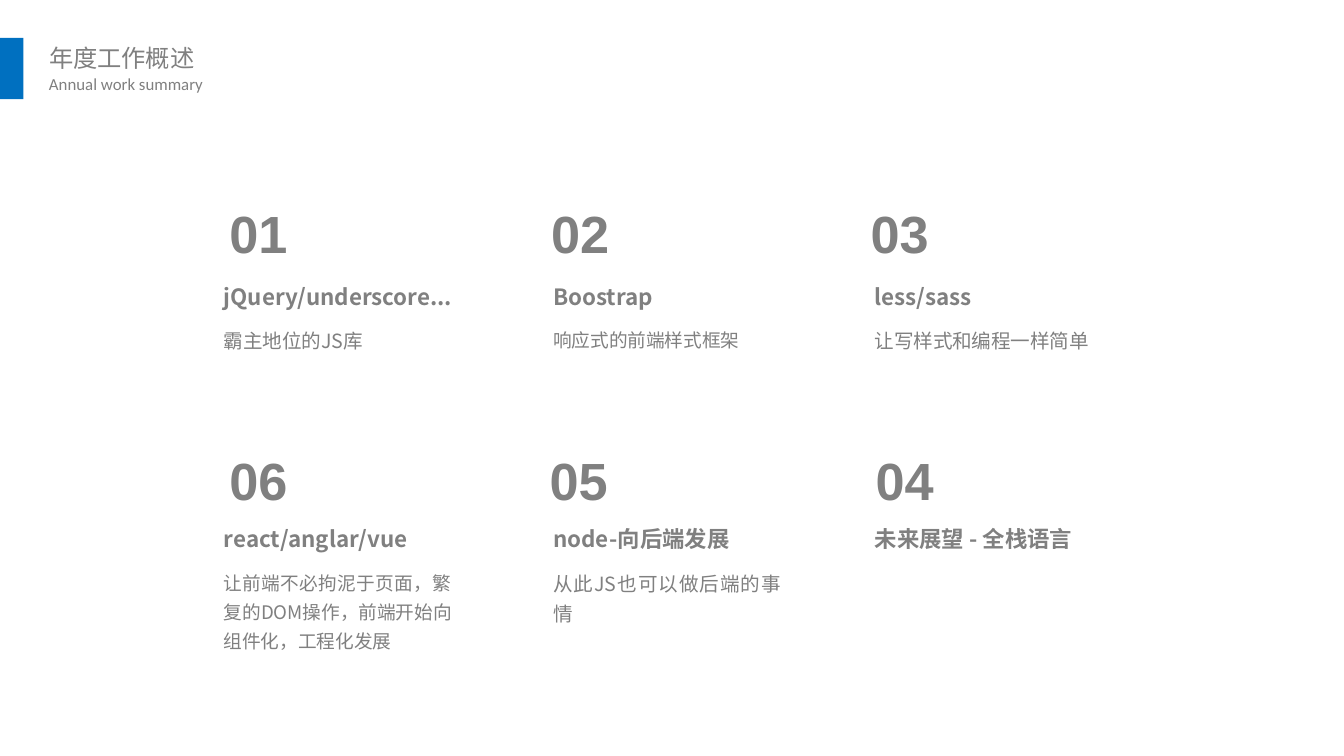
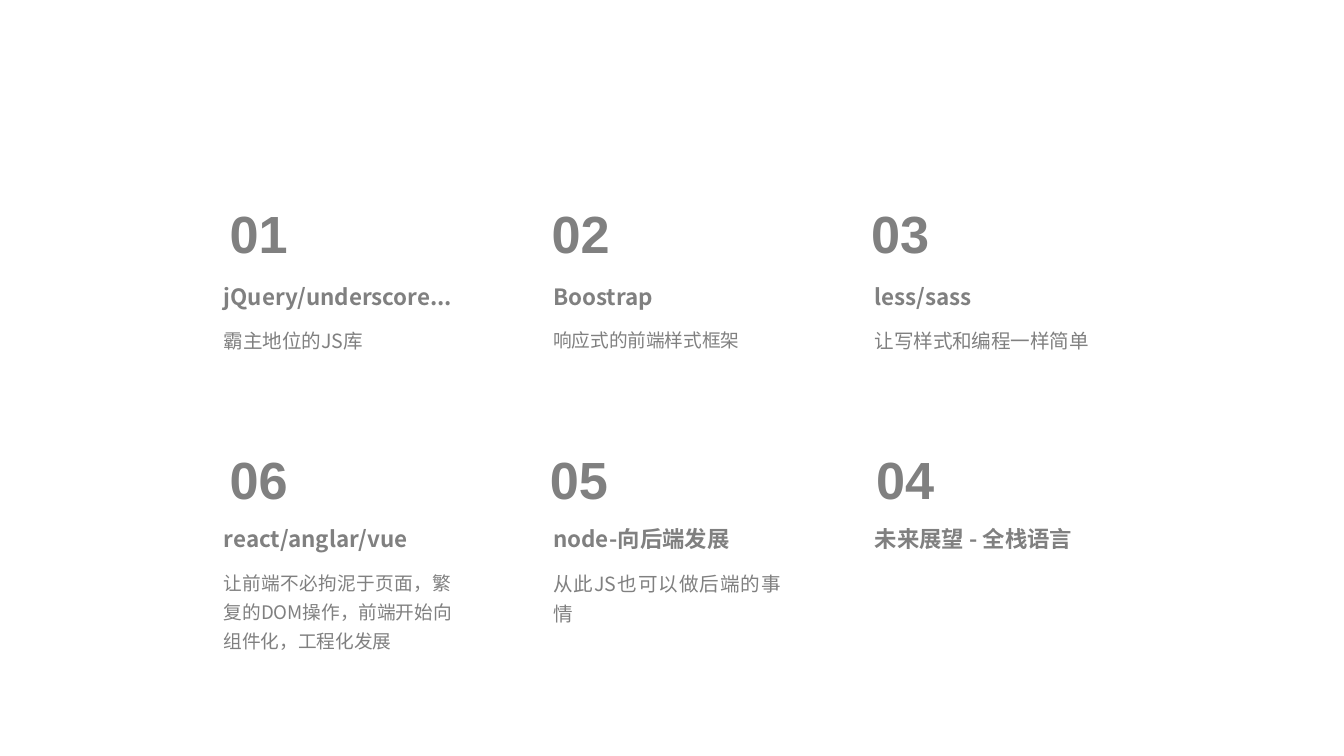
Before and after one commit to linda1212/FrontEndStack, a slide deck: slide 9 of 带你了解前端.pptx (slide 5 before the commit). Drawn at 1344x756 pixels with LibreOffice and Linux fonts; fonts in the diff are those of the drawing. Boxes give left, top, right and bottom in pixels: in the first picture for what was removed or moved away, otherwise in the second. Text is boxed around its words. In the diff, an @@ line names an element or a change of style, - is before the commit and + after.

```diff
--- a/带你了解前端.pptx
+++ b/带你了解前端.pptx
@@ rectangle removed at [0,38,24,99] @@
@@ text removed at [49,46,194,69] @@
-年度工作概述
@@ text removed at [49,78,203,93] @@
-Annual work summary
```
Also in this commit, not shown: 4 other slides changed, 7 slides added, 3 slides removed, 2 other files.
